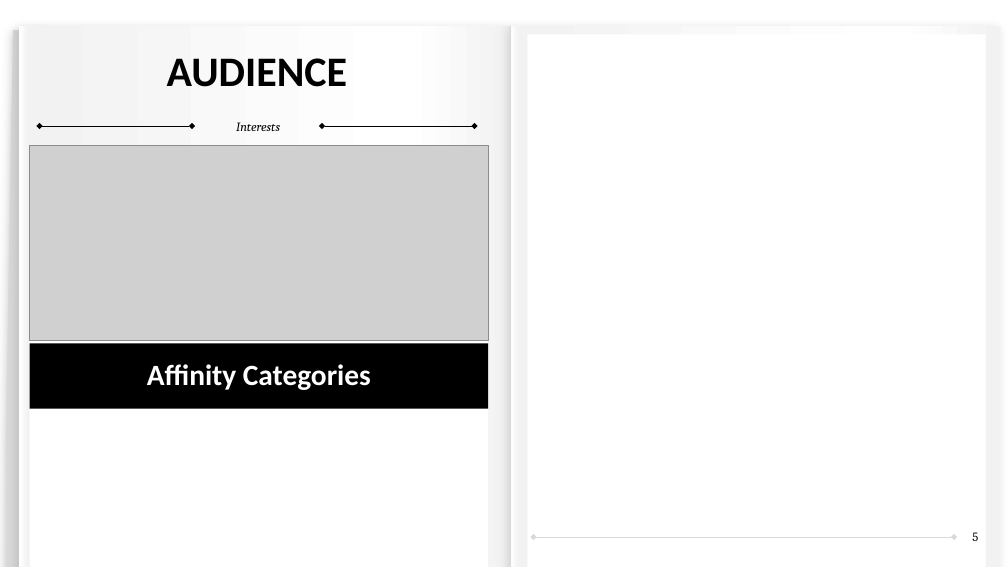
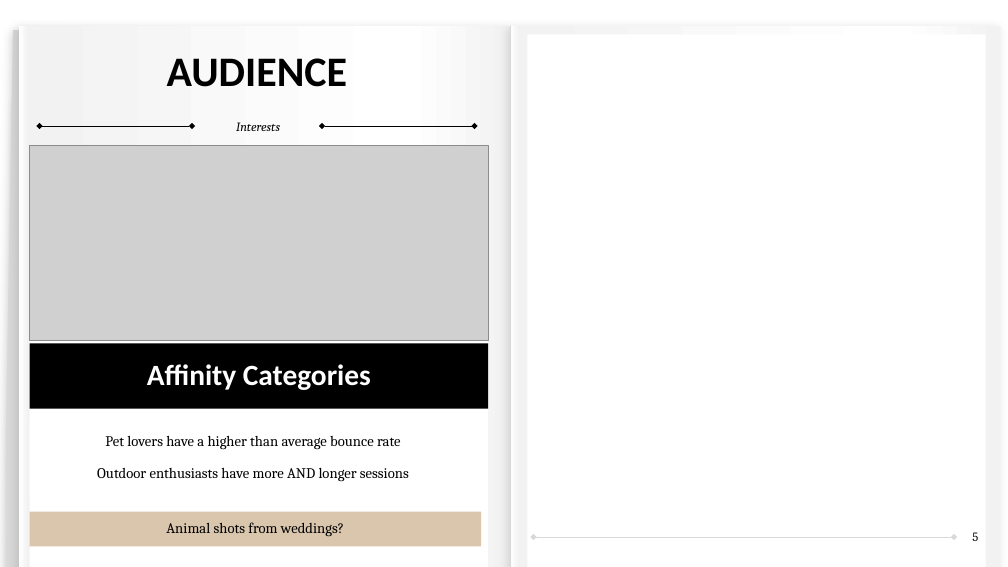
Before and after one commit to sibineejokela/Google_Analytics, a slide deck: slide 5 of Google_Analytics_ZJPhotography.pptx. Drawn at 1008x567 pixels with LibreOffice and Linux fonts; fonts in the diff are those of the drawing; grey boxes stand for pictures. Boxes give left, top, right and bottom in pixels: in the first picture for what was removed or moved away, otherwise in the second. Text is boxed around its words. In the diff, an @@ line names an element or a change of style, - is before the commit and + after.

```diff
--- a/Google_Analytics_ZJPhotography.pptx
+++ b/Google_Analytics_ZJPhotography.pptx
@@ text added at <box>97,436,409,482</box>, 14 pt, text #000000 @@
+Pet lovers have a higher than average bounce rate
+Outdoor enthusiasts have more AND longer sessions
@@ text added at <box>29,512,481,547</box>, fill #CDB18F at 73% opacity, 14 pt, text #000000 @@
+Animal shots from weddings?
```
Also in this commit, not shown: 1 other slide changed, 3 slides added, 8 other files.
